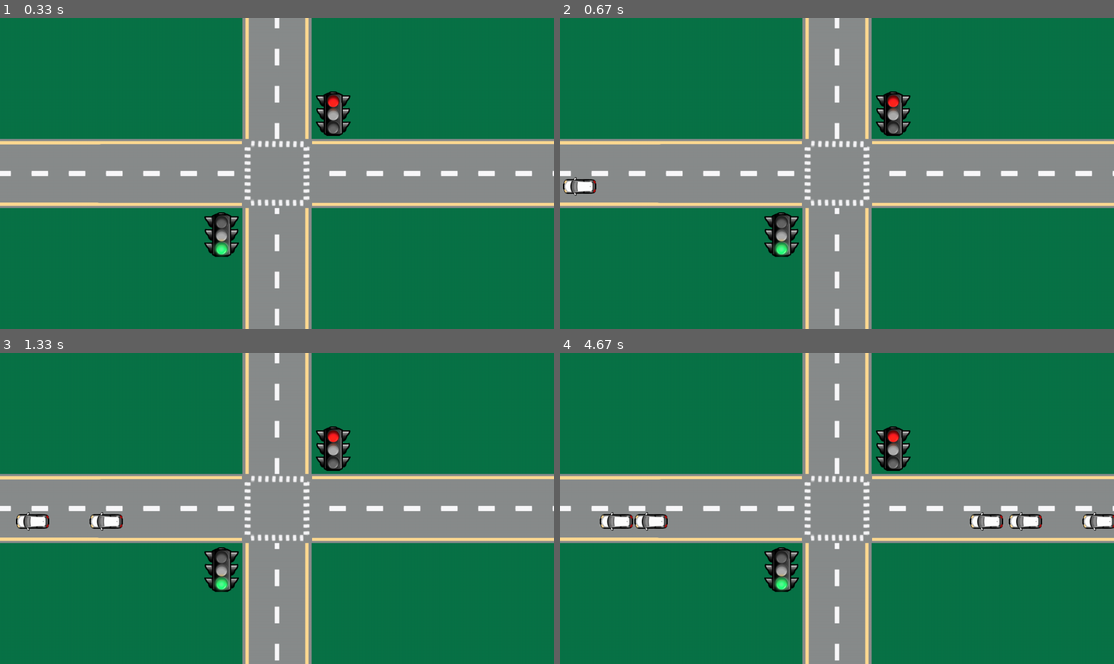
Above: before the commit, frames 1-4 (two rows, left to right).
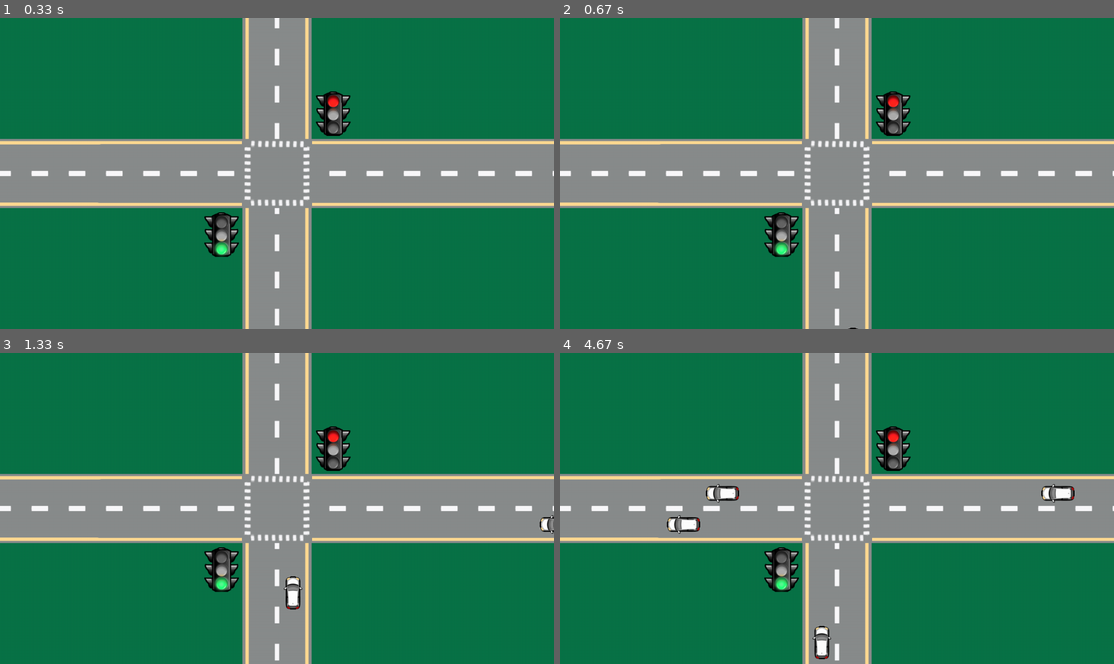
Above: after the commit, the same moments.

Repository: IChaudhry892/csce-4430-project
Game: pygame game, started from pygame-traffic-test/main.py
The game is run twice, just before and just after one commit, with the same random seed, the same clock (stepped at 60 frames per second) and the same inputs.
Inputs:
- Up to frame 1 (0.33 s): no input
- Up to frame 2 (0.67 s): no input
- Up to frame 3 (1.33 s): no input
- Up to frame 4 (4.67 s): no input

Frame 1 is identical in both runs. In frame 2, 0.3% of the frame differs, in the area x 0-54%, y 51-100%; in frame 3, 0.8%; in frame 4, 2.2%, in the area x 7-100%, y 42-99%.

Commit message:
Update main.py
Modify image paths to be relative and update Vehicle class to support spawning in both lanes on each road.

Diff:
--- a/pygame-traffic-test/main.py
+++ b/pygame-traffic-test/main.py
@@ -7,37 +7,52 @@
 # Screen dimensions
 SCREEN_WIDTH = 1280
 SCREEN_HEIGHT = 720
-ROAD_WIDTH = 160
 screen = pygame.display.set_mode((SCREEN_WIDTH, SCREEN_HEIGHT))
 
+# Simulation constants
+ROAD_WIDTH = 160
+LANE_STARTING_POSITIONS = {
+    "vertical_road_left_lane": [SCREEN_WIDTH // 2 - 65, SCREEN_HEIGHT],
+    "vertical_road_right_lane": [SCREEN_WIDTH // 2 + 7, SCREEN_HEIGHT],
+    "horizontal_road_left_lane": [SCREEN_WIDTH, SCREEN_HEIGHT // 2 + 7],
+    "horizontal_road_right_lane": [SCREEN_WIDTH, SCREEN_HEIGHT // 2 - 65]
+}
+
 # Load the images
-car_west_image = pygame.image.load("pygame-traffic-test/Graphics/VehicleGraphics/car-west.png")
-car_north_image = pygame.image.load("pygame-traffic-test/Graphics/VehicleGraphics/car-north.png")
-background_image = pygame.image.load("pygame-traffic-test/Graphics/BackgroundGraphic/background.png")
+car_west_image = pygame.image.load("Graphics/VehicleGraphics/car-west.png")
+car_north_image = pygame.image.load("Graphics/VehicleGraphics/car-north.png")
+background_image = pygame.image.load("Graphics/BackgroundGraphic/background.png")
 
-road_vertical_image = pygame.image.load("pygame-traffic-test/Graphics/RoadGraphics/road-vertical.png")
-road_horizontal_image = pygame.image.load("pygame-traffic-test/Graphics/RoadGraphics/road-horizontal.png")
-intersection_image = pygame.image.load("pygame-traffic-test/Graphics/IntersectionGraphic/intersection.png")
+road_vertical_image = pygame.image.load("Graphics/RoadGraphics/road-vertical.png")
+road_horizontal_image = pygame.image.load("Graphics/RoadGraphics/road-horizontal.png")
+intersection_image = pygame.image.load("Graphics/IntersectionGraphic/intersection.png")
 
-signal_green_image = pygame.image.load("pygame-traffic-test/Graphics/SignalGraphics/signal-green.png")
-signal_yellow_image = pygame.image.load("pygame-traffic-test/Graphics/SignalGraphics/signal-yellow.png")
-signal_red_image = pygame.image.load("pygame-traffic-test/Graphics/SignalGraphics/signal-red.png")
+signal_green_image = pygame.image.load("Graphics/SignalGraphics/signal-green.png")
+signal_yellow_image = pygame.image.load("Graphics/SignalGraphics/signal-yellow.png")
+signal_red_image = pygame.image.load("Graphics/SignalGraphics/signal-red.png")
 
 # Object properties
 class Vehicle(object):
-    def __init__(self, x, y, velocity, image):
-        self.x = x
-        self.y = y
+    def __init__(self, velocity, image, road_id, lane_id):
         self.width = 80
         self.height = 60
         self.velocity = velocity
         self.image = image
+        self.road_id = road_id
+        self.lane_id = lane_id
+        self.x, self.y = LANE_STARTING_POSITIONS[f"{road_id}_{lane_id}"]
 
     def move(self):
-        self.x += self.velocity
+        if self.road_id == "vertical_road":
+            self.y -= self.velocity
+        elif self.road_id == "horizontal_road":
+            self.x -= self.velocity
 
     def draw(self, screen):
         screen.blit(self.image, (self.x, self.y))
+
+    def is_off_screen(self):
+        return self.x < 0 or self.y < 0
 
 class Road(object):
     def __init__(self, x, y, length, image):
@@ -103,19 +118,27 @@
 
     pygame.display.update()
 
+# Helper function to spawn a vehicle
+def spawnVehicle():
+    road_id = random.choice(["vertical_road", "horizontal_road"])
+    lane_id = random.choice(["left_lane", "right_lane"])
+
+    if road_id == "vertical_road":
+        return Vehicle(5, car_north_image, road_id, lane_id)
+    elif road_id == "horizontal_road":
+        return Vehicle(5, car_west_image, road_id, lane_id)
+
 # Main simulation loop
 while running:
     # Create vehicle object
     if random.randint(1, 60) == 1: # Object has a 1/60 change of spawning every frame
-        y_pos = SCREEN_HEIGHT // 2
-        vehicleVelocity = 5
-        vehicles.append(Vehicle(0, y_pos, vehicleVelocity, car_west_image))
+        vehicles.append(spawnVehicle())
 
     # Update the vehicles
     for vehicle in vehicles[:]:
         vehicle.move()
         # Remove object if it goes off screen
-        if vehicle.x > SCREEN_WIDTH:
+        if vehicle.is_off_screen():
             vehicles.remove(vehicle)
 
     # Event handler, pygame.Quit means user closed the game window
